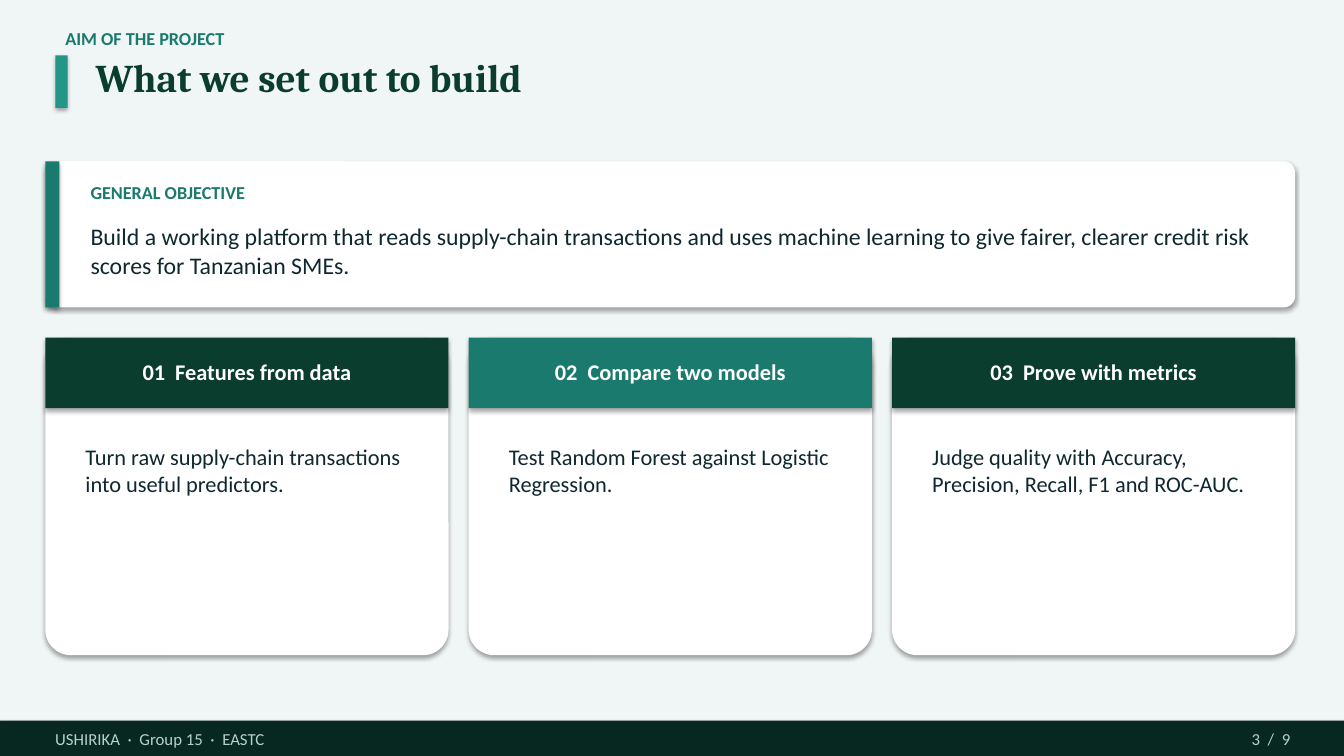
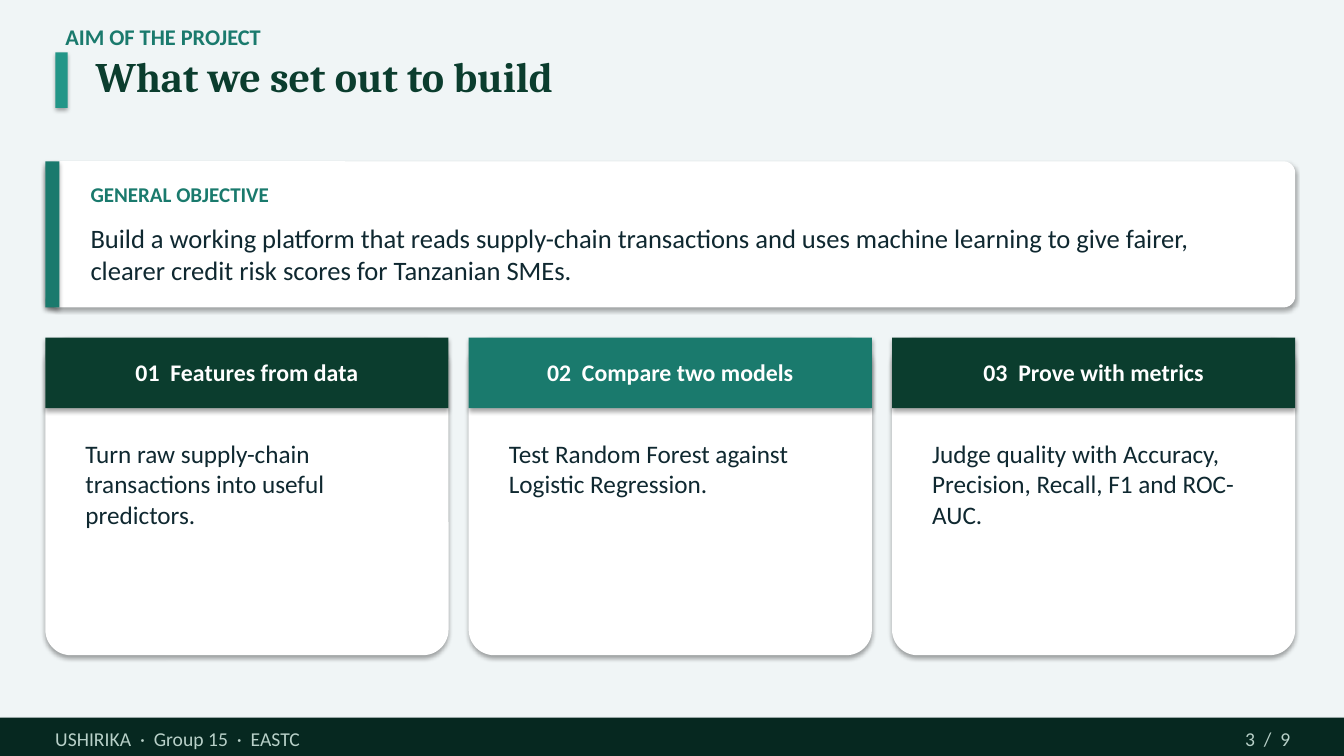
Before and after one commit to Dmmkuliku/ushirika-sme-credit, a slide deck: slide 3 of Presentation/Ushirika_Group15_Defence_Presentation.pptx. Drawn at 1344x756 pixels with LibreOffice and Linux fonts; fonts in the diff are those of the drawing. Boxes give left, top, right and bottom in pixels: in the first picture for what was removed or moved away, otherwise in the second. Text is boxed around its words. In the diff, an @@ line names an element or a change of style, - is before the commit and + after.

```diff
--- a/Presentation/Ushirika_Group15_Defence_Presentation.pptx
+++ b/Presentation/Ushirika_Group15_Defence_Presentation.pptx
@@ text "AIM OF THE PROJECT" at bbox=[65, 30, 261, 45]: size 13 to 16 pt @@
@@ text "What we set out to ..." at bbox=[96, 62, 552, 93]: size 28 to 30 pt @@
@@ text "GENERAL OBJECTIVE" at bbox=[91, 188, 269, 202]: size 13 to 15 pt @@
@@ text "Build a working platform that ..." at bbox=[91, 229, 1188, 281]: size 17 to 19 pt @@
@@ size 16 to 17 pt in 3 elements at bbox=[135, 364, 358, 381], bbox=[547, 364, 793, 385], bbox=[983, 364, 1203, 381] @@
@@ size 16 to 18 pt in 3 elements at bbox=[85, 445, 324, 528], bbox=[509, 445, 787, 498], bbox=[932, 445, 1234, 524] @@
@@ text "USHIRIKA · Group 15 · ..." at bbox=[55, 733, 300, 749]: size 12 to 14 pt @@
@@ text "3 / 9" at bbox=[1245, 733, 1290, 746]: size 12 to 14 pt @@
```
Also in this commit, not shown: 8 other slides changed, 2 other files.
